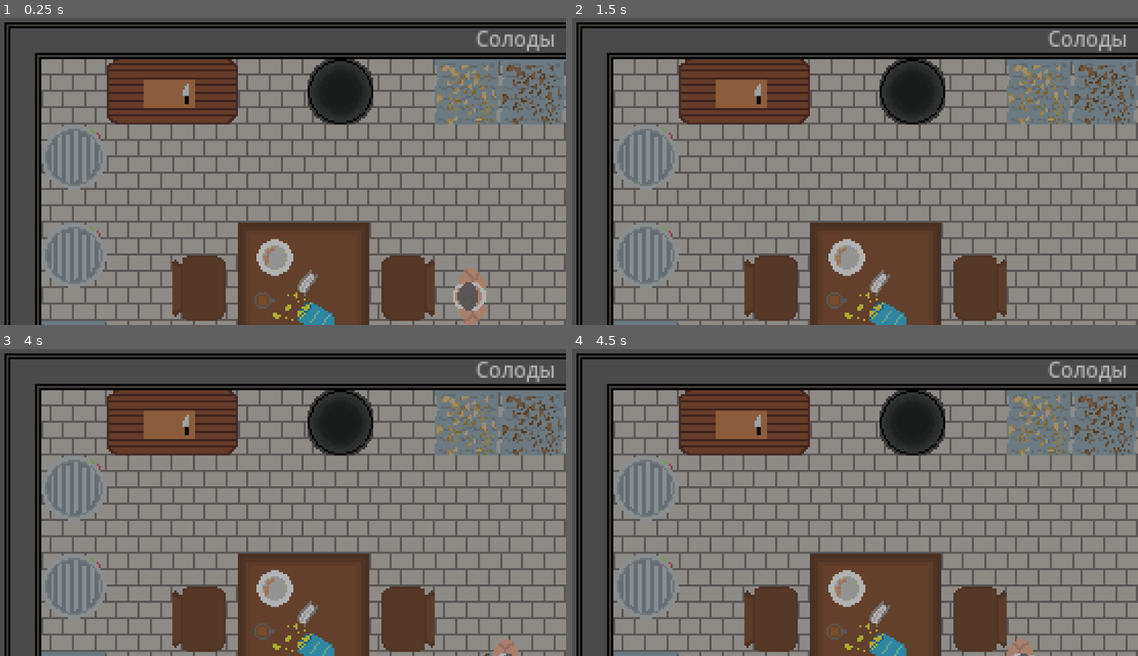
Above: before the commit, frames 1-4 (two rows, left to right).
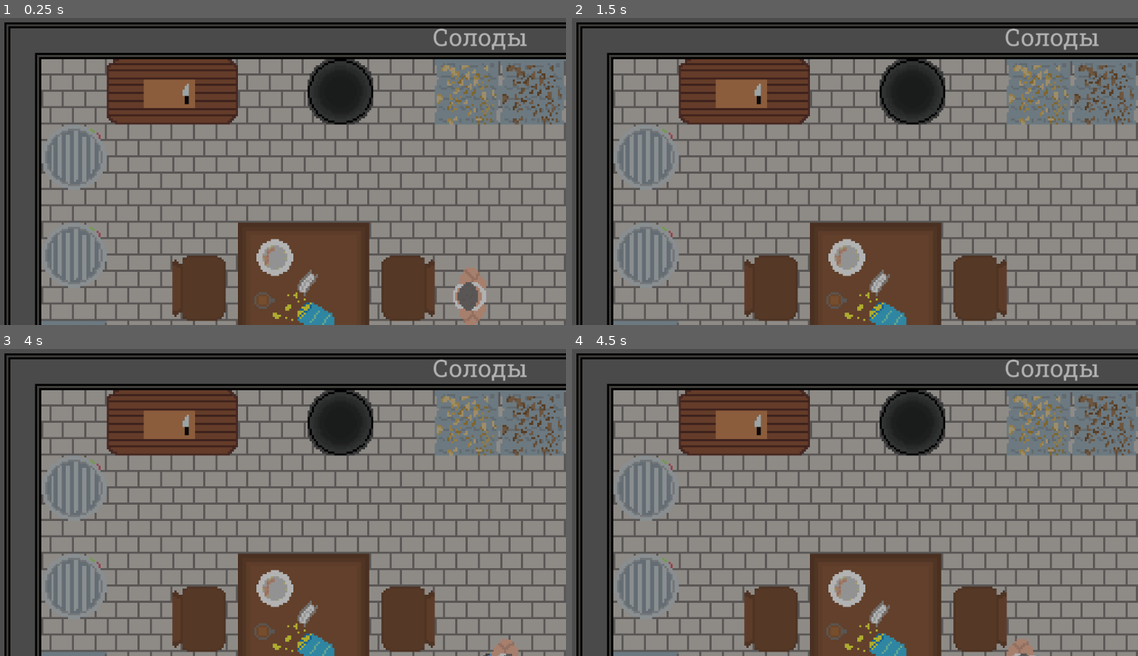
Above: after the commit, the same moments.

Repository: Pel-meshek/drinkUP
Game: Godot game, scene res://scenes/garage.tscn
Same seed, same stepped clock (60 frames per second), same inputs: the game is played once before the commit and once after it.
Inputs:
- Up to frame 1 (0.25 s): no input
- Up to frame 2 (1.5 s): tap Enter at 0.5 s; hold D (right) 0.53-1.28 s; hold E (interact) 0.53-1.28 s; tap Space (skip) at 1.25 s; hold S (down) from 1.28 s (still down); tap E (interact) at 1.35 s
- Up to frame 3 (4 s): tap Enter at 2, 3.5 s; release S (down) at 2.03 s; hold D (right) 2.03-2.78 s; hold E (interact) 2.03-2.78 s; tap Space (skip) at 2.75 s; hold W (up) 2.78-3.53 s; tap E (interact) at 2.85 s; hold A (left) from 3.53 s (still down); hold E (interact) from 3.53 s (still down)
- Up to frame 4 (4.5 s): keep holding A (left); release E (interact) at 4.28 s; tap E (interact) at 4.35 s

The runs differ from the first frame. In frame 1, 0.6% of the frame differs, in the area x 76-98%, y 3-11%; in frame 2, 0.6%; in frame 3, 0.6%; in frame 4, 0.6%.

Commit message:
zavoz texta

Diff:
--- a/scenes/dialogue.tscn
+++ b/scenes/dialogue.tscn
@@ -3,8 +3,7 @@
 [ext_resource type="Script" uid="uid://cb5l2p2dey7go" path="res://scripts/dialogue.gd" id="1_3n4vj"]
 [ext_resource type="Texture2D" uid="uid://ck6canyjxa1pq" path="res://assets/ТЕКСТ.png" id="2_bfpow"]
 [ext_resource type="Texture2D" uid="uid://ca4t830igkk80" path="res://assets/БЕЛКА ДЛЯ ТЕКСТА.png" id="3_fyky8"]
-
-[sub_resource type="FontVariation" id="FontVariation_led2e"]
+[ext_resource type="FontFile" uid="uid://mca6jyx15p1q" path="res://assets/Font/RobotoSlab-Regular.ttf" id="3_led2e"]
 
 [node name="Dialogue" type="CanvasLayer" unique_id=198509155]
 script = ExtResource("1_3n4vj")
@@ -23,11 +22,13 @@
 
 [node name="Name" type="RichTextLabel" parent="NinePatchRect" unique_id=68285725]
 layout_mode = 0
-offset_left = 41.0
-offset_top = 207.0
-offset_right = 128.0
-offset_bottom = 247.0
-theme_override_fonts/normal_font = SubResource("FontVariation_led2e")
+offset_left = 46.0
+offset_top = 208.0
+offset_right = 316.0
+offset_bottom = 294.0
+scale = Vector2(0.5, 0.5)
+theme_override_fonts/normal_font = ExtResource("3_led2e")
+theme_override_font_sizes/normal_font_size = 60
 text = "Белочка"
 
 [node name="Message" type="RichTextLabel" parent="NinePatchRect" unique_id=1078892700]
@@ -36,6 +37,17 @@
 offset_top = 40.0
 offset_right = 618.0
 offset_bottom = 205.0
+scale = Vector2(0.4, 0.4)
+theme_override_fonts/normal_font = ExtResource("3_led2e")
+theme_override_fonts/bold_font = ExtResource("3_led2e")
+theme_override_fonts/bold_italics_font = ExtResource("3_led2e")
+theme_override_fonts/italics_font = ExtResource("3_led2e")
+theme_override_fonts/mono_font = ExtResource("3_led2e")
+theme_override_font_sizes/normal_font_size = 60
+theme_override_font_sizes/bold_font_size = 60
+theme_override_font_sizes/bold_italics_font_size = 60
+theme_override_font_sizes/italics_font_size = 60
+theme_override_font_sizes/mono_font_size = 60
 bbcode_enabled = true
 
 [node name="БелкаДляТекста" type="Sprite2D" parent="NinePatchRect" unique_id=2027634607]
--- a/scenes/garage.tscn
+++ b/scenes/garage.tscn
@@ -64,6 +64,7 @@
 [ext_resource type="Texture2D" uid="uid://fb7nni6qrogh" path="res://assets/Скиллчек/Скиллчек20.png" id="47_fm51g"]
 [ext_resource type="Texture2D" uid="uid://c0u6cq540hxfh" path="res://assets/Скиллчек/Скиллчек21.png" id="48_sebuw"]
 [ext_resource type="Texture2D" uid="uid://vrq45fl5bsgn" path="res://assets/Скиллчек/Скиллчек22.png" id="49_rfe51"]
+[ext_resource type="FontFile" uid="uid://mca6jyx15p1q" path="res://assets/Font/RobotoSlab-Regular.ttf" id="61_kr3w1"]
 
 [sub_resource type="TileSetAtlasSource" id="TileSetAtlasSource_7mpr7"]
 texture = ExtResource("3_lqxlc")
@@ -619,11 +620,14 @@
 shape = SubResource("RectangleShape2D_0juyn")
 
 [node name="Label" type="Label" parent="varka/solods" unique_id=1951061013]
-offset_left = 244.0
-offset_top = 15.0
-offset_right = 294.0
-offset_bottom = 38.0
-theme_override_font_sizes/font_size = 10
+texture_filter = 2
+offset_left = 223.0
+offset_top = 13.0
+offset_right = 523.0
+offset_bottom = 93.0
+scale = Vector2(0.2, 0.2)
+theme_override_fonts/font = ExtResource("61_kr3w1")
+theme_override_font_sizes/font_size = 60
 text = "Пильзнер"
 
 [node name="CollisionShape2D" type="CollisionShape2D" parent="varka/solods" unique_id=1441908790]
--- a/scenes/ui.tscn
+++ b/scenes/ui.tscn
@@ -6,6 +6,7 @@
 [ext_resource type="Texture2D" uid="uid://bligev0vbxapw" path="res://assets/Индикатор/Пивность3.png" id="3_p7vwb"]
 [ext_resource type="Texture2D" uid="uid://8be2jaqd85r8" path="res://assets/Индикатор/Пивность4.png" id="4_ktti3"]
 [ext_resource type="Texture2D" uid="uid://dslon40t7vpdp" path="res://assets/Индикатор/Пивность5.png" id="5_cgfq5"]
+[ext_resource type="FontFile" uid="uid://mca6jyx15p1q" path="res://assets/Font/RobotoSlab-Regular.ttf" id="7_p7vwb"]
 
 [sub_resource type="SpriteFrames" id="SpriteFrames_7dvkv"]
 animations = [{
@@ -64,4 +65,5 @@
 offset_top = 937.0
 offset_right = 331.0
 offset_bottom = 1064.0
+theme_override_fonts/font = ExtResource("7_p7vwb")
 theme_override_font_sizes/font_size = 60
--- a/scripts/ui.gd
+++ b/scripts/ui.gd
@@ -29,7 +29,5 @@
 func _on_item_changed(new_item: String):
 	if new_item == "":
 		item_label.text = "Руки пусты"
-		item_label.modulate.a = 0.5 # Делаем тусклым
 	else:
 		item_label.text = "В руках: " + new_item
-		item_label.modulate.a = 1.0 # Яркий текст
Binary file added: assets/Font/RobotoSlab-Black.ttf
Not shown, added: assets/Font/RobotoSlab-Black.ttf.import
Binary file added: assets/Font/RobotoSlab-Bold.ttf
Not shown, added: assets/Font/RobotoSlab-Bold.ttf.import
Binary file added: assets/Font/RobotoSlab-ExtraBold.ttf
Not shown, added: assets/Font/RobotoSlab-ExtraBold.ttf.import
Binary file added: assets/Font/RobotoSlab-ExtraLight.ttf
Not shown, added: assets/Font/RobotoSlab-ExtraLight.ttf.import
Binary file added: assets/Font/RobotoSlab-Light.ttf
Not shown, added: assets/Font/RobotoSlab-Light.ttf.import
Binary file added: assets/Font/RobotoSlab-Medium.ttf
Not shown, added: assets/Font/RobotoSlab-Medium.ttf.import
(and 6 more such lines)
